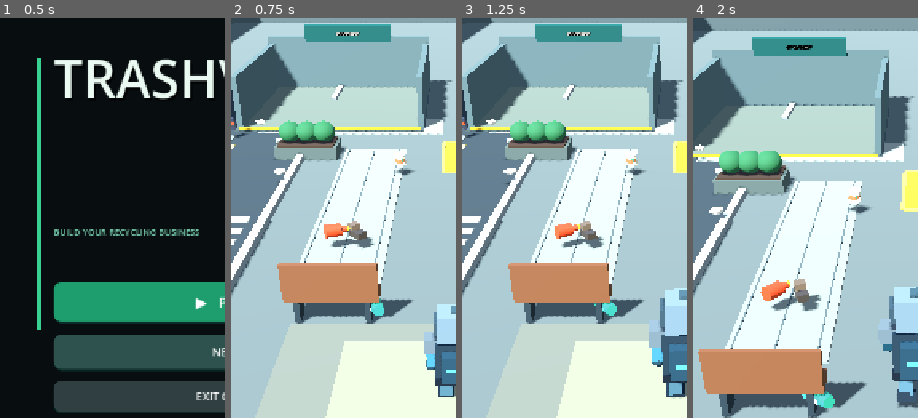
Above: before the commit, frames 1-4 (left to right).
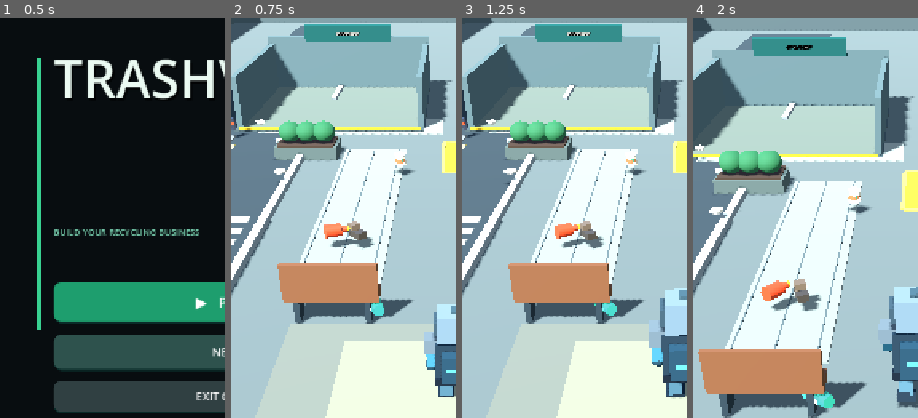
Above: after the commit, the same moments.

Repository: zekainstabot/trash-empire
Game: Godot game, scene res://Scenes/Main.tscn
The game is run twice, just before and just after one commit, with the same random seed, the same clock (stepped at 60 frames per second) and the same inputs.
Inputs (mouse positions are % of the whole screen's width and height, from its top left):
- Up to frame 1 (0.5 s): no input
- Up to frame 2 (0.75 s): click "▶ PLAY" at 0.5 s
- Up to frame 3 (1.25 s): no input
- Up to frame 4 (2 s): move the mouse to (45, 70) at 1.27 s; hold W (move_forward) from 1.28 s (still down); click (45, 70) at 1.42 s
The pictures show only the part of the screen within x 0-50%, y 14-64%; the shares and areas given below are measured in that part.

Frame 1 is identical in both runs. In frame 2, 0.1% of the frame differs, in the area x 26-33%, y 2-5%; in frame 3, 0.1%; in frame 4, 0.4%, in the area x 19-62%, y 4-8%.

Commit message:
Open a dedicated truck gate and extend the service road

Diff:
--- a/Scripts/main.gd
+++ b/Scripts/main.gd
@@ -102,7 +102,7 @@
 var city_truck_phase := 3
 var city_truck_timer := 0.0
 var city_truck_upgrade_level := 0
-var city_truck_start := Vector3(-7.2, 0.0, 42.0)
+var city_truck_start := Vector3(-7.2, 0.0, 33.0)
 var city_truck_dump := Vector3(-4.8, 0.0, -11.5)
 var refill_world_button: Node3D
 var main_menu_panel: Control
@@ -185,7 +185,7 @@
 
 	# Main concrete yard and worn work zones.
 	_box("ConcreteYard", Vector3(0, -0.3, 0), Vector3(32, 0.6, 72), Color(0.34, 0.37, 0.35), true)
-	_box("RoadLane", Vector3(-8.0, 0.012, 1.0), Vector3(5.0, 0.025, 52.0), Color(0.19, 0.22, 0.22), false)
+	_box("RoadLane", Vector3(-8.0, 0.012, 1.0), Vector3(5.0, 0.025, 70.0), Color(0.19, 0.22, 0.22), false)
 	for z in range(-11, 13, 4):
 		_box("RoadDash", Vector3(-8.0, 0.03, z), Vector3(0.13, 0.025, 1.7), Color(0.88, 0.77, 0.38), false)
 	_build_city_dump_area()
@@ -215,9 +215,14 @@
 	_box("DistrictThreeSign", Vector3(64, 2.2, -13.5), Vector3(5.0, 1.0, 0.18), Color(0.42, 0.30, 0.10), false)
 	_label_3d("DISTRICT 3", Vector3(64, 2.2, -13.35), 0.35)
 	for x in range(-14, 15, 2):
+		# Leave a dedicated opening for the municipal truck service lane.
+		if x == -8 or x == -6:
+			continue
 		_box("FencePost", Vector3(x, 1.35, 19.0), Vector3(0.16, 2.7, 0.16), Color(0.20, 0.24, 0.24), true)
-	_box("FenceRailTop", Vector3(0, 2.45, 19.0), Vector3(30, 0.14, 0.14), Color(0.18, 0.22, 0.22), false)
-	_box("FenceRailBottom", Vector3(0, 0.45, 19.0), Vector3(30, 0.14, 0.14), Color(0.18, 0.22, 0.22), false)
+	# Split the rails around the service entrance so the truck never drives through fencing.
+	for rail_y in [2.45, 0.45]:
+		_box("FenceRailServiceLeft", Vector3(-12.0, rail_y, 19.0), Vector3(6.0, 0.14, 0.14), Color(0.18, 0.22, 0.22), false)
+		_box("FenceRailServiceRight", Vector3(4.8, rail_y, 19.0), Vector3(20.4, 0.14, 0.14), Color(0.18, 0.22, 0.22), false)
 	_box("GateLeft", Vector3(-4.2, 1.3, 19.0), Vector3(0.14, 2.6, 0.14), Color(0.82, 0.62, 0.18), false)
 	_box("GateRight", Vector3(4.2, 1.3, 19.0), Vector3(0.14, 2.6, 0.14), Color(0.82, 0.62, 0.18), false)
 	_add_invisible_barrier("MainFrontSafety", Vector3(0, 1.0, 36.0), Vector3(32, 2.0, 0.5))
